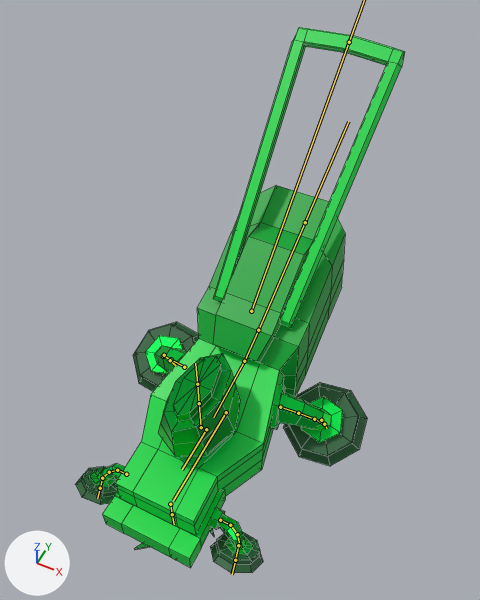
An edit to the FBX model RockPaperScissorsPlaneProject/Assets/FBXs/Lawmower/Lawnmower.fbx, drawn before and after from the same camera.
The view is the same before and after, from a camera (50 mm lens) standing at (3.69, -5.94, 12.23) and looking at (-0.17, 1.77, 2.59). Lighting does not change. The marker at lower left points along +X, +Y and +Z. Both versions are drawn at frame 1 of the action 'LawnmowerRig|LawnmowerEngineHumm'; the numbers are the values there. The bones that bend it are drawn over the model as lines. Mesh edges are drawn as thin lines.

Objects in the first picture: 'Lawnmower'.
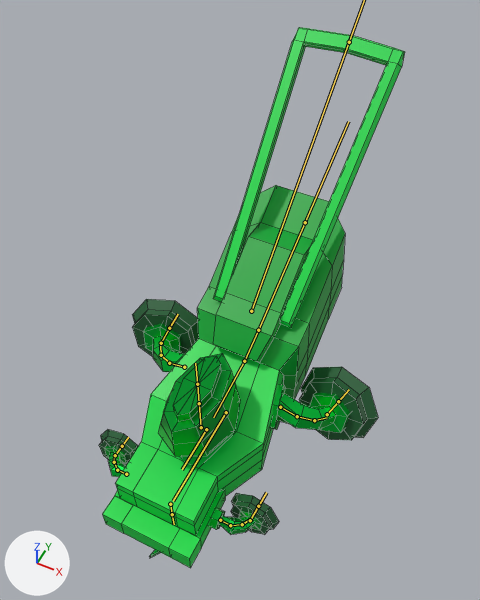
The edits, one by one:
Bone 'Blade' (bone_blade) turns from (0, 0, 0) to (0, -65, 0) degrees about its own x, y and z.
Bone 'LegBack.L' (bone_legback_l) turns from (-12, 22, 1) to (0, 75, 0) degrees about its own x, y and z.
Bone 'LegBack.R' (bone_legback_r) turns from (-11, -23, -1) to (0, -83, 0) degrees about its own x, y and z.
Bone 'LegFront.R' (bone_legfront_r) turns from (1, 31, -3) to (0, -83, 0) degrees about its own x, y and z.
Bone 'LegFront.L' (bone_legfront_l) turns from (1, -31, 3) to (0, 85, 0) degrees about its own x, y and z.

Pixel boxes (x1, y1, x2, y2) of what changed, in the pictures (480 x 600 px):
'Lawnmower', posed (7% narrower)
    before: (75, 27, 405, 573)
    after: (99, 27, 405, 568)
bone 'LegBack.L', root to tip
    before: (280, 407) to (298, 413)
    after: (280, 407) to (297, 416)
bone 'LegBack.R', root to tip
    before: (184, 367) to (171, 359)
    after: (184, 367) to (169, 363)
